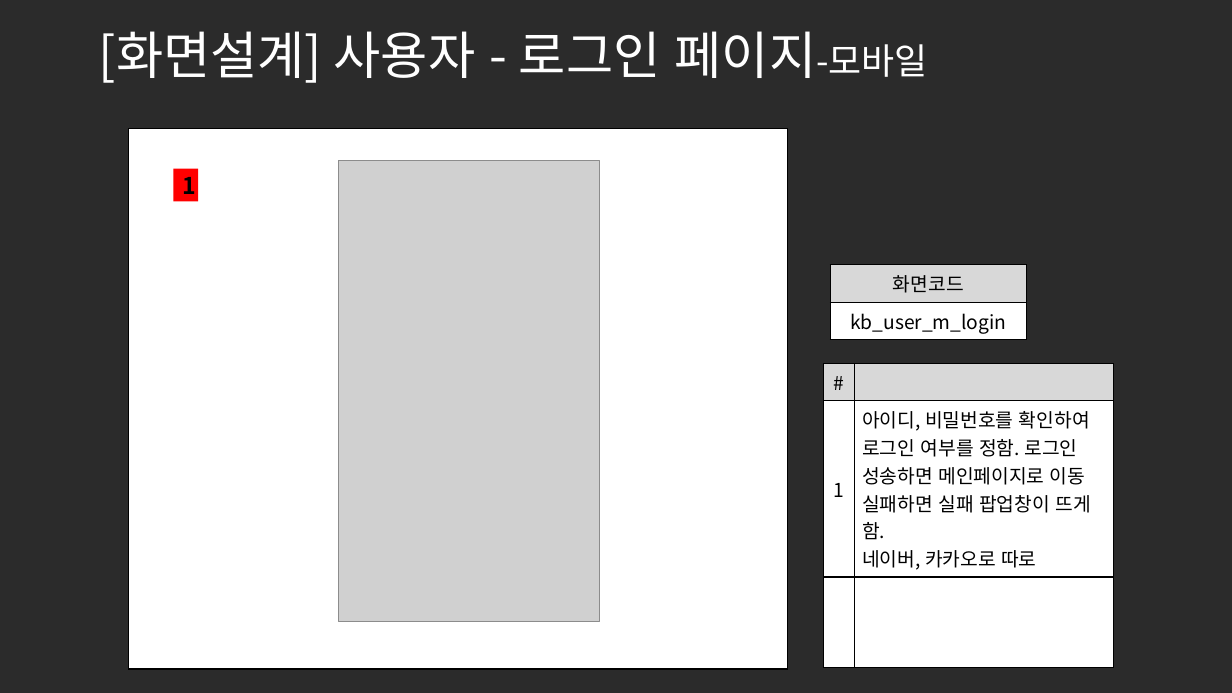
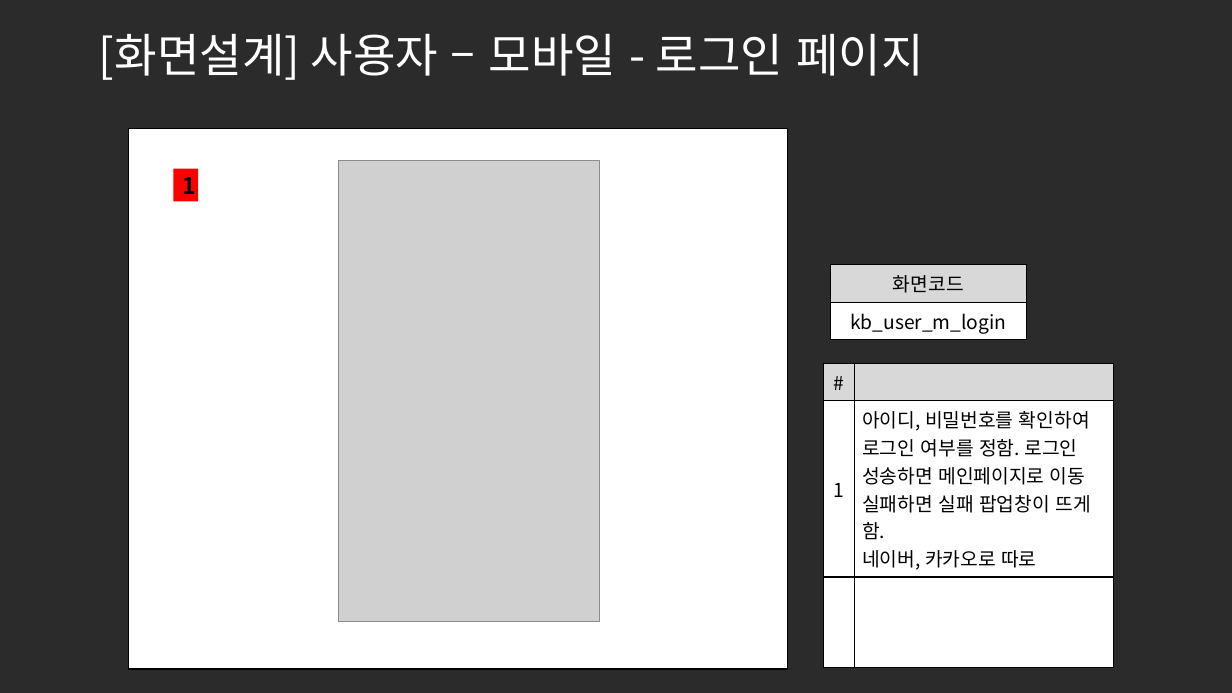
Before and after one commit to ezenteam2/e-Zone, a slide deck: slide 8 of 0 발표용 파워포인트/project05 - 파워포인트 종합 - 기범.pptx. Drawn at 1232x693 pixels with LibreOffice and Linux fonts; fonts in the diff are those of the drawing; grey boxes stand for pictures; background and template pictures are left out; a plain dark background stands for a picture behind light text. Boxes give left, top, right and bottom in pixels: in the first picture for what was removed or moved away, otherwise in the second. Text is boxed around its words. In the diff, an @@ line names an element or a change of style, - is before the commit and + after.

Commit message:
ppt, 로그인 화면 구현

```diff
--- a/0 발표용 파워포인트/project05 - 파워포인트 종합 - 기범.pptx
+++ b/0 발표용 파워포인트/project05 - 파워포인트 종합 - 기범.pptx
@@ title at [99, 33, 924, 80]: text changed; size 40 to 36 pt @@
-[화면설계] 사용자 - 로그인 페이지-모바일
+[화면설계] 사용자 – 모바일 - 로그인 페이지
```
Also in this commit, not shown: 16 other slides changed, 5 other files.
